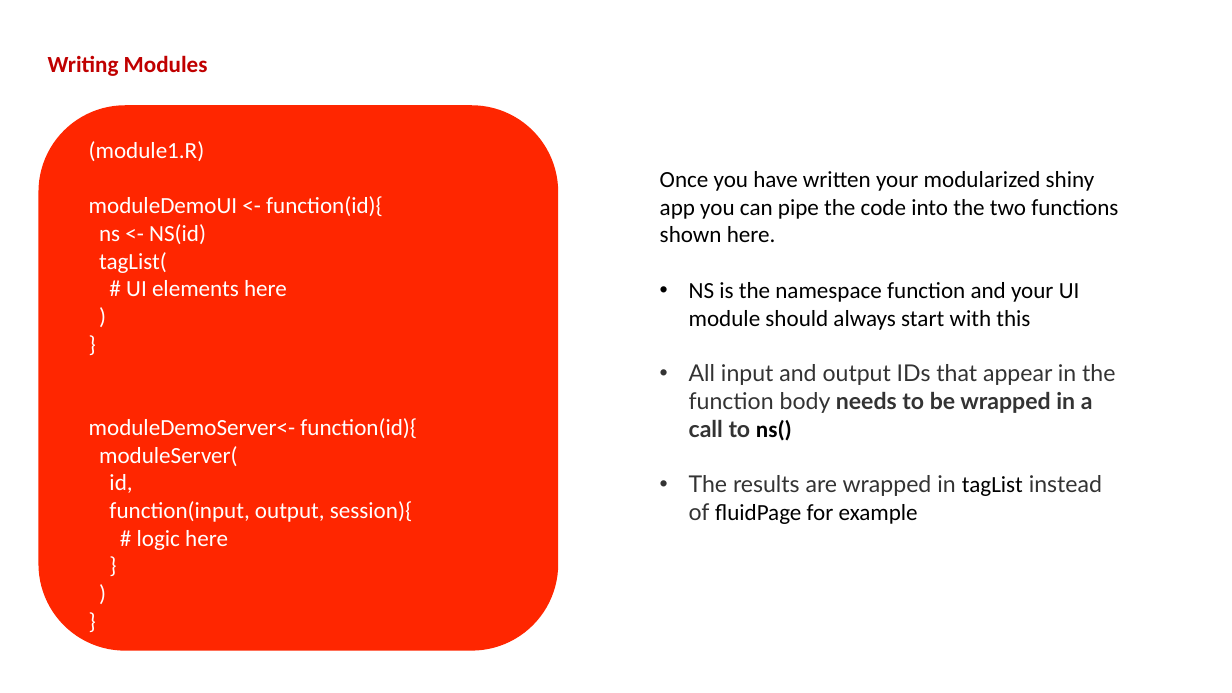
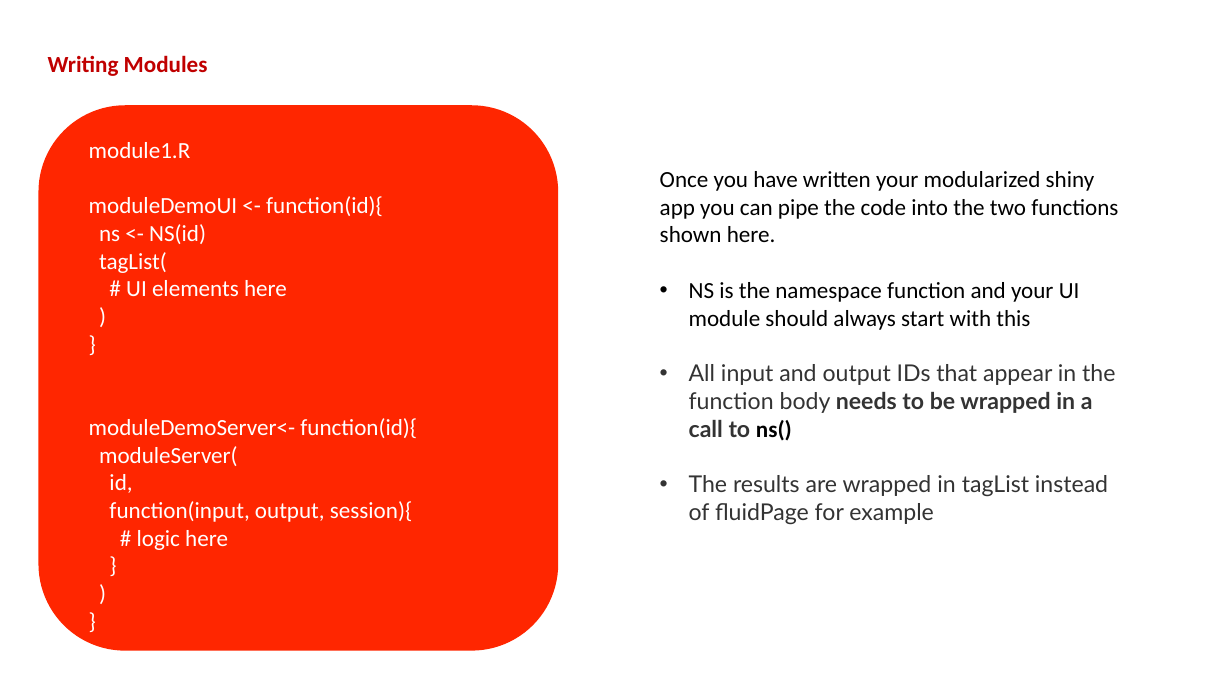
Before and after one commit to BHFDSC/cvd-covid-tre-dashboard, a slide deck: slide 2 of BHF_Dashboards/BHF_DSC_TRE_External_Dashboard/Dev/Modules Example.pptx. Drawn at 1232x693 pixels with LibreOffice and Linux fonts; fonts in the diff are those of the drawing. Boxes give left, top, right and bottom in pixels: in the first picture for what was removed or moved away, otherwise in the second. Text is boxed around its words. In the diff, an @@ line names an element or a change of style, - is before the commit and + after.

```diff
--- a/BHF_Dashboards/BHF_DSC_TRE_External_Dashboard/Dev/Modules Example.pptx
+++ b/BHF_Dashboards/BHF_DSC_TRE_External_Dashboard/Dev/Modules Example.pptx
@@ text at [89, 142, 191, 158]: text changed @@
-(module1.R)
+module1.R
@@ text at [689, 475, 1108, 525]: font Calibri to Lato, text colour #000000 to #333333 in "tagList fluidPage for example" @@
```
Also in this commit, not shown: 4 other slides changed, 1 slide added, 49 other files.
